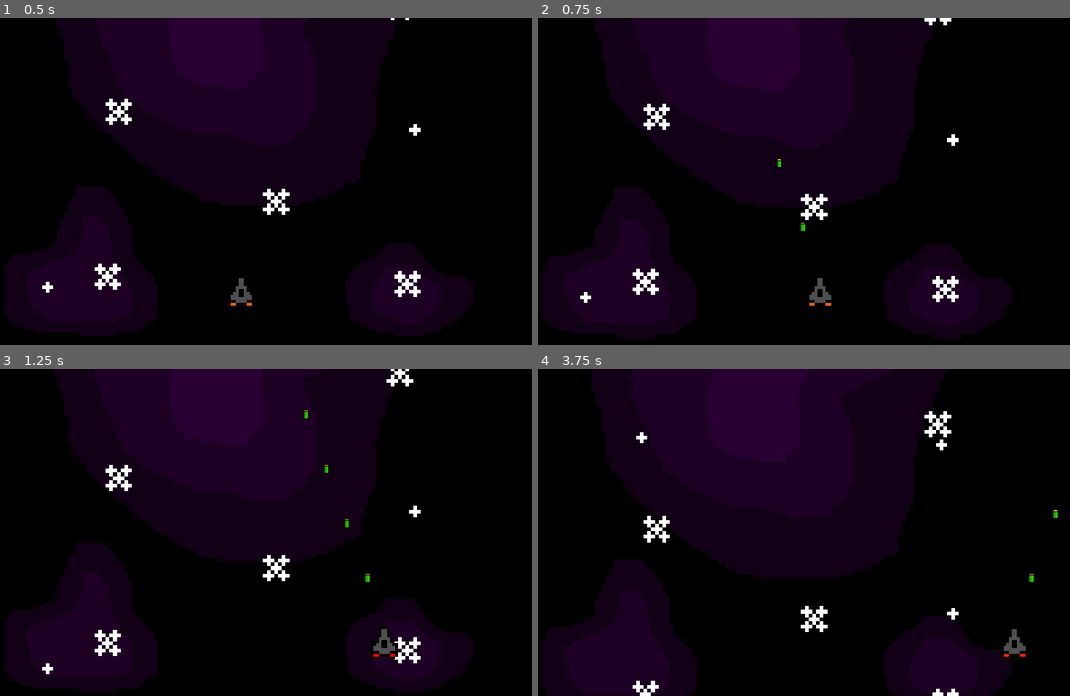
Above: before the commit, frames 1-4 (two rows, left to right).
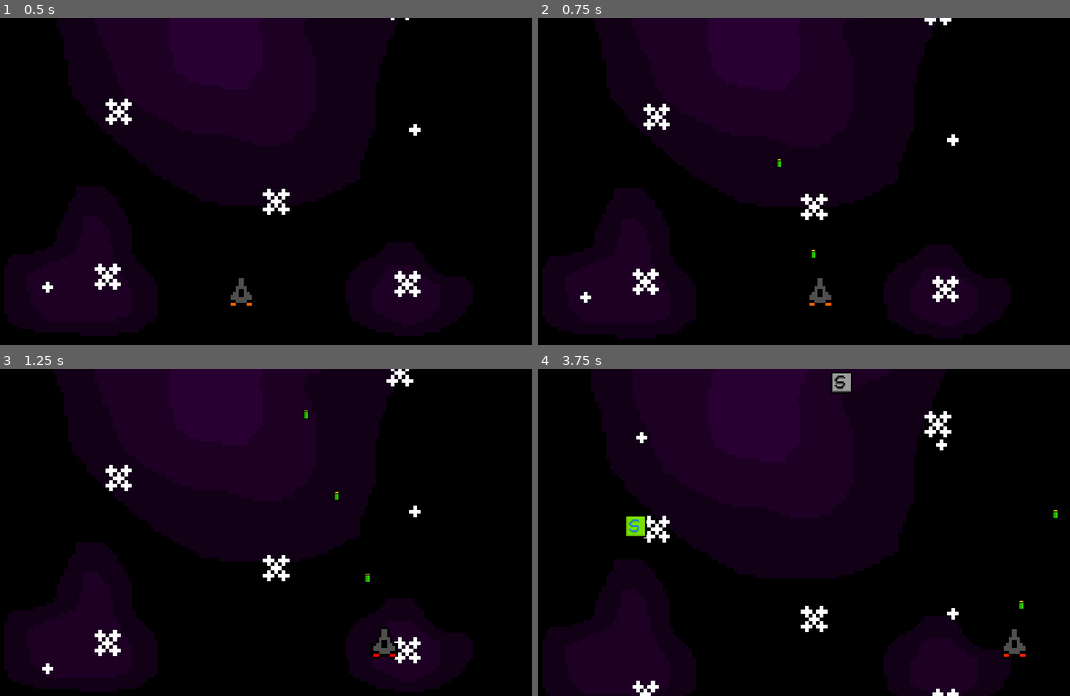
Above: after the commit, the same moments.

Repository: BH3Panzer/save-me-from-hell
Game: Godot game, scene res://levels/level_1.tscn
The game is run twice, just before and just after one commit, with the same random seed, the same clock (stepped at 60 frames per second) and the same inputs.
Inputs:
- Up to frame 1 (0.5 s): no input
- Up to frame 2 (0.75 s): hold Right (right) from 0.53 s (still down); hold Space (shoot) from 0.53 s (still down)
- Up to frame 3 (1.25 s): keep holding Right (right); keep holding Space (shoot)
- Up to frame 4 (3.75 s): release Right (right) at 1.28 s; release Space (shoot) at 1.28 s; hold Down (down) 1.28-2.03 s; tap Space (shoot) at 1.35, 2.85 s; hold Right (right) 2.03-2.78 s; hold Space (shoot) 2.03-2.78 s; hold Up (up) 2.78-3.53 s; hold Left (left) from 3.53 s (still down); hold Space (shoot) from 3.53 s (still down)

Frame 1 is identical in both runs. In frame 2, less than 0.1% of the frame differs, in the area x 49-53%, y 62-74%; in frame 3, less than 0.1%; in frame 4, 0.5%, in the area x 16-94%, y 0-74%.

Commit message:
power ups and down

Diff:
--- a/levels/level_1.tscn
+++ b/levels/level_1.tscn
@@ -1,10 +1,12 @@
-[gd_scene load_steps=6 format=3 uid="uid://cjmlp5l27lr5j"]
+[gd_scene load_steps=8 format=3 uid="uid://cjmlp5l27lr5j"]
 
 [ext_resource type="Texture2D" uid="uid://c0n8hh6j4f415" path="res://art/background_base.png" id="1_m7k27"]
 [ext_resource type="Texture2D" uid="uid://cqr6slxov0uwf" path="res://art/background_big_stars.png" id="2_igf6n"]
 [ext_resource type="Texture2D" uid="uid://bp61lw2yik2rt" path="res://art/background_little_stars.png" id="3_0mtd1"]
 [ext_resource type="Script" path="res://levels/level1/camera2d.gd" id="3_gbbqw"]
 [ext_resource type="PackedScene" uid="uid://cusndprtcdqtn" path="res://player/player.tscn" id="5_6o6hp"]
+[ext_resource type="PackedScene" uid="uid://2cx61v8qx37x" path="res://objects/speed_bullet_power_up.tscn" id="6_twyol"]
+[ext_resource type="PackedScene" uid="uid://c5ei4t3sugji8" path="res://objects/speed_bullet_power_down.tscn" id="7_nhqcv"]
 
 [node name="Level1" type="Node2D"]
 
@@ -42,3 +44,11 @@
 
 [node name="Player" parent="." instance=ExtResource("5_6o6hp")]
 position = Vector2(0, 162)
+
+[node name="SpeedBulletPowerUp" parent="." node_paths=PackedStringArray("player") instance=ExtResource("6_twyol")]
+position = Vector2(-211, -384)
+player = NodePath("../Player")
+
+[node name="SpeedBulletPowerDown" parent="." node_paths=PackedStringArray("player") instance=ExtResource("7_nhqcv")]
+position = Vector2(91, -595)
+player = NodePath("../Player")
--- /dev/null
+++ b/objects/speed_bullet_power_down.gd
@@ -0,0 +1,8 @@
+extends Area2D
+
+@export var player: Node2D
+
+func _on_body_entered(body):
+	if body.is_in_group("Player"):
+		player.get_node("Timer").wait_time += 0.1
+		queue_free()
--- /dev/null
+++ b/objects/speed_bullet_power_down.tscn
@@ -0,0 +1,20 @@
+[gd_scene load_steps=4 format=3 uid="uid://c5ei4t3sugji8"]
+
+[ext_resource type="Script" path="res://objects/speed_bullet_power_down.gd" id="1_kk4bp"]
+[ext_resource type="Texture2D" uid="uid://832h6a8bl8k1" path="res://art/powerdown_speedbullet.png" id="1_pxnh4"]
+
+[sub_resource type="RectangleShape2D" id="RectangleShape2D_06621"]
+size = Vector2(16, 16)
+
+[node name="SpeedBulletPowerDown" type="Area2D"]
+scale = Vector2(2, 2)
+collision_layer = 4
+script = ExtResource("1_kk4bp")
+
+[node name="Sprite2D" type="Sprite2D" parent="."]
+texture = ExtResource("1_pxnh4")
+
+[node name="CollisionShape2D" type="CollisionShape2D" parent="."]
+shape = SubResource("RectangleShape2D_06621")
+
+[connection signal="body_entered" from="." to="." method="_on_body_entered"]
--- /dev/null
+++ b/objects/speed_bullet_power_up.gd
@@ -0,0 +1,13 @@
+extends Area2D
+
+@export var player: Node2D
+
+func _ready():
+	$AnimationPlayer.play("idle")
+
+
+func _on_body_entered(body):
+	if body.is_in_group("Player"):
+		if player.get_node("Timer").wait_time > 0:
+			player.get_node("Timer").wait_time -= 0.05
+		queue_free()
--- /dev/null
+++ b/objects/speed_bullet_power_up.tscn
@@ -0,0 +1,49 @@
+[gd_scene load_steps=6 format=3 uid="uid://2cx61v8qx37x"]
+
+[ext_resource type="Texture2D" uid="uid://bh82fyng4mpfi" path="res://art/powerup_speedbullet.png" id="1_g4hkd"]
+[ext_resource type="Script" path="res://objects/speed_bullet_power_up.gd" id="1_hgfc6"]
+
+[sub_resource type="RectangleShape2D" id="RectangleShape2D_fnkms"]
+size = Vector2(16, 16)
+
+[sub_resource type="Animation" id="Animation_gnw3y"]
+resource_name = "idle"
+length = 0.8
+loop_mode = 1
+tracks/0/type = "value"
+tracks/0/imported = false
+tracks/0/enabled = true
+tracks/0/path = NodePath("Sprite2D:frame")
+tracks/0/interp = 1
+tracks/0/loop_wrap = true
+tracks/0/keys = {
+"times": PackedFloat32Array(0, 0.4),
+"transitions": PackedFloat32Array(1, 1),
+"update": 1,
+"values": [0, 1]
+}
+
+[sub_resource type="AnimationLibrary" id="AnimationLibrary_wyle5"]
+_data = {
+"idle": SubResource("Animation_gnw3y")
+}
+
+[node name="SpeedBulletPowerUp" type="Area2D"]
+scale = Vector2(2, 2)
+collision_layer = 4
+script = ExtResource("1_hgfc6")
+
+[node name="Sprite2D" type="Sprite2D" parent="."]
+texture = ExtResource("1_g4hkd")
+vframes = 2
+frame = 1
+
+[node name="CollisionShape2D" type="CollisionShape2D" parent="."]
+shape = SubResource("RectangleShape2D_fnkms")
+
+[node name="AnimationPlayer" type="AnimationPlayer" parent="."]
+libraries = {
+"": SubResource("AnimationLibrary_wyle5")
+}
+
+[connection signal="body_entered" from="." to="." method="_on_body_entered"]
--- a/player/player.tscn
+++ b/player/player.tscn
@@ -53,6 +53,6 @@
 rotation = 4.71239
 
 [node name="Timer" type="Timer" parent="."]
-wait_time = 0.1
+wait_time = 0.15
 
 [connection signal="timeout" from="Timer" to="." method="_on_timer_timeout"]
Binary file added: art/powerdown_speedbullet.png
Not shown, added: art/powerdown_speedbullet.png.import
Binary file added: art/powerup_speedbullet.png
Not shown, added: art/powerup_speedbullet.png.import
